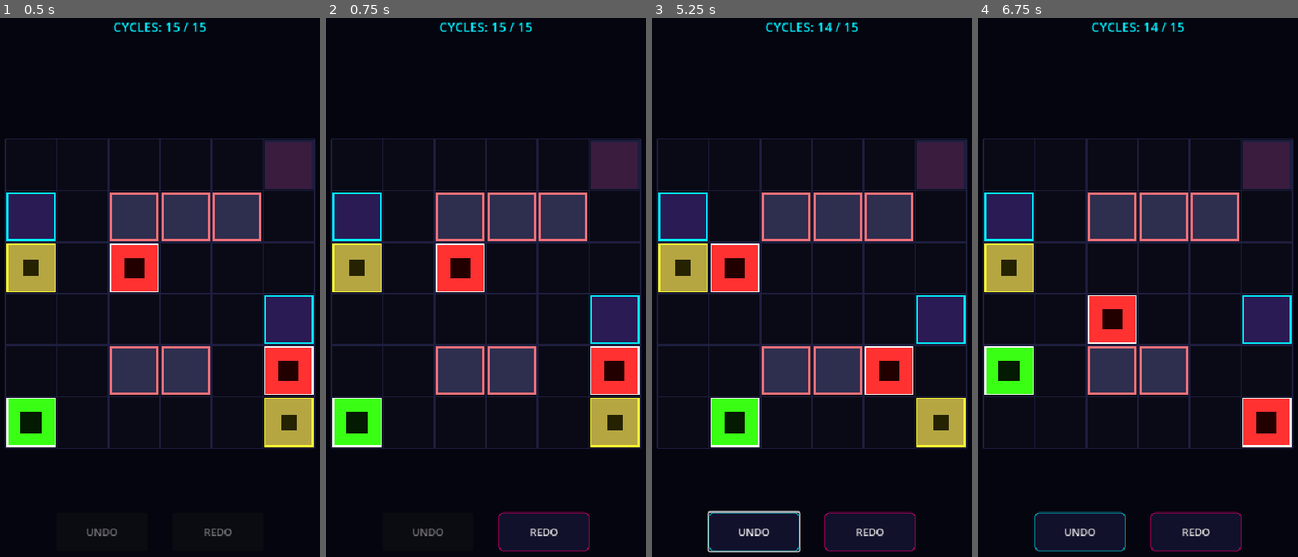
Above: before the commit, frames 1-4 (left to right).
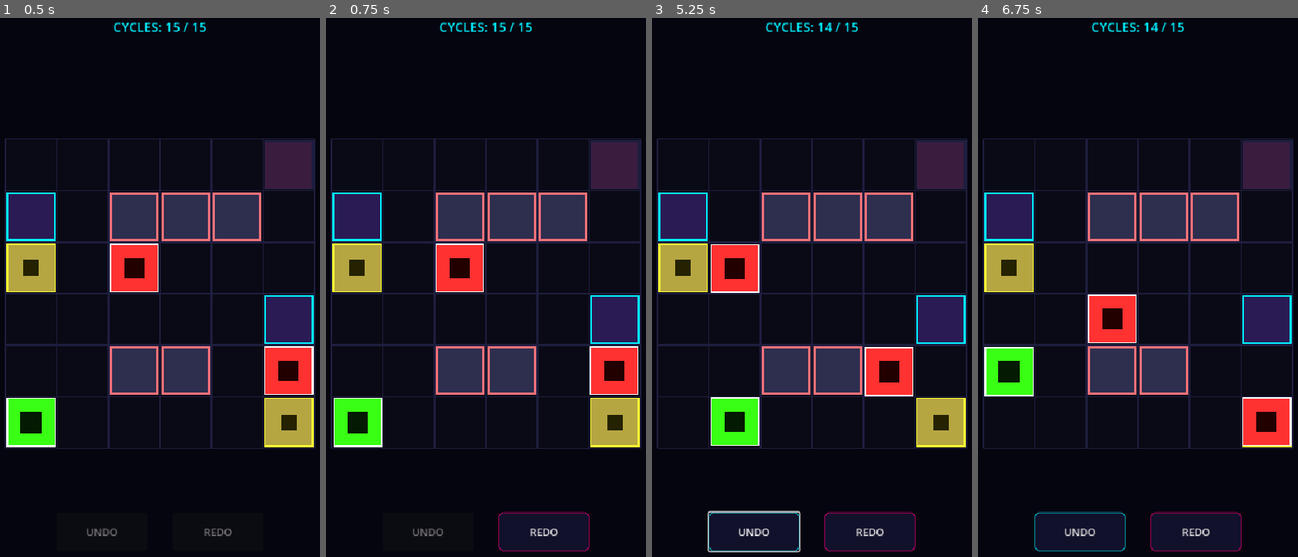
Above: after the commit, the same moments.

Repository: Kartikesh07/grid-walker
Game: Godot game, scene res://main.tscn
Same seed, same stepped clock (60 frames per second), same inputs: the game is played once before the commit and once after it.
Inputs (mouse positions are in pixels of both pictures, inside the frame that each line leads up to):
- Up to frame 1 (0.5 s): no input
- Up to frame 2 (0.75 s): tap Enter at 0.5 s; move the mouse to (562, 260) at 0.52 s; hold Right (ui_right) from 0.53 s (still down); tap Z at 0.6 s; click (562, 260) at 0.67 s
- Up to frame 3 (5.25 s): release Right (ui_right) at 1.25 s; click "REDO" at 1.25 s; click "UNDO" at 2 s; tap Space at 2.75, 4.25 s; drag from (741, 325) to (796, 416) at 2.77 s; tap Enter at 3.5 s; move the mouse to (847, 158) at 3.52 s; hold Right (ui_right) 3.53-4.25 s; tap Z at 3.6, 5.1 s; drag from (796, 416) to (706, 201) at 4.27 s; move the mouse to (917, 384) at 5.02 s; hold Left (ui_left) from 5.03 s (still down)
- Up to frame 4 (6.75 s): release Left (ui_left) at 5.75 s; tap Enter at 5.75 s; drag from (1032, 201) to (1086, 136) at 5.77 s; move the mouse to (1154, 292) at 6.52 s; hold Down (ui_down) from 6.53 s (still down); tap Z at 6.6 s; click (1154, 292) at 6.67 s

Frame 1 is identical in both runs. In frame 2, 0.2% of the frame differs, in the area x 1-99%, y 41-80%; in frame 3, 0.3%; in frame 4, 0.3%, in the area x 1-99%, y 51-80%.

Commit message:
feat: implement sliding and fading animations using Godot Tweens

Diff:
--- a/src/scenes/level_view.gd
+++ b/src/scenes/level_view.gd
@@ -36,7 +36,7 @@
 var exit_sprite: ColorRect = null
 var wall_nodes: Array[ColorRect] = []
 var gc_nodes: Array[ColorRect] = []
-var zombie_nodes: Array[ColorRect] = [] # Maps list of active zombie nodes (changed from Dictionary to prevent leaks)
+var zombie_nodes: Array[ColorRect] = []
 var emp_nodes: Dictionary = {} # Maps logical Vector2i -> ColorRect
 
 func setup(model: GridModel) -> void:
@@ -69,7 +69,6 @@
 
 	# 4. Create Admin Node visual
 	admin_sprite = create_tile_rect(model.admin_pos, COLOR_ADMIN, Color.WHITE, 2.0)
-	# Add a glowing accent center to Admin
 	var admin_inner = ColorRect.new()
 	admin_inner.color = Color("051a02")
 	admin_inner.size = Vector2(TILE_SIZE * 0.4, TILE_SIZE * 0.4)
@@ -83,7 +82,8 @@
 
 	# 5. Create Zombie Nodes visuals
 	for z_pos in model.zombie_positions:
-		create_zombie_visual(z_pos)
+		var rect = create_zombie_visual(z_pos)
+		zombie_nodes.append(rect)
 
 func clear_visuals() -> void:
 	if admin_sprite:
@@ -106,30 +106,71 @@
 	emp_nodes.clear()
 
 func snap_to_state(model: GridModel) -> void:
-	# Instantly snap the Player node
+	# 1. Slide the Player node smoothly
 	if admin_sprite:
-		admin_sprite.position = grid_to_pixel(model.admin_pos)
+		var target_pos = grid_to_pixel(model.admin_pos)
+		var player_tween = create_tween()
+		player_tween.tween_property(admin_sprite, "position", target_pos, 0.15).set_trans(Tween.TRANS_QUAD).set_ease(Tween.EASE_OUT)
 
 	# Sync Exit Portal state visually
 	update_exit_portal(model.exit_unlocked)
 
-	# Re-sync Zombie nodes (they could have moved)
-	for node in zombie_nodes:
-		node.queue_free()
-	zombie_nodes.clear()
+	# 2. Slide Zombie nodes smoothly matching target positions
+	var unused_zombies = zombie_nodes.duplicate()
+	var new_zombie_nodes: Array[ColorRect] = []
+
+	var zombie_tween = create_tween()
+	zombie_tween.set_parallel(true)
+
 	for z_pos in model.zombie_positions:
-		create_zombie_visual(z_pos)
-
-	# Re-sync EMP nodes:
-	# 1. Remove collected EMPs
+		var target_pixel = grid_to_pixel(z_pos)
+
+		# Find the closest existing zombie node to target
+		var best_node: ColorRect = null
+		var min_dist = 999999.0
+
+		for node in unused_zombies:
+			var dist = node.position.distance_to(target_pixel)
+			if dist < min_dist:
+				min_dist = dist
+				best_node = node
+
+		# Only reuse if it's within a reasonable distance (moved, not reset)
+		if best_node and min_dist < TILE_SIZE * 2.5:
+			unused_zombies.erase(best_node)
+			zombie_tween.tween_property(best_node, "position", target_pixel, 0.15).set_trans(Tween.TRANS_QUAD).set_ease(Tween.EASE_OUT)
+			new_zombie_nodes.append(best_node)
+		else:
+			# Spawn new node and snap to position
+			var rect = create_zombie_visual(z_pos)
+			new_zombie_nodes.append(rect)
+
+	# 3. Fade out deleted zombies
+	for node in unused_zombies:
+		var fade_tween = create_tween()
+		fade_tween.tween_property(node, "modulate:a", 0.0, 0.15)
+		fade_tween.tween_callback(node.queue_free)
+
+	zombie_nodes = new_zombie_nodes
+
+	# 4. Re-sync EMP nodes
+	# Remove collected EMPs (fade out)
 	for emp_pos in emp_nodes.keys():
 		if not model.emp_positions.has(emp_pos):
-			emp_nodes[emp_pos].queue_free()
+			var node = emp_nodes[emp_pos]
 			emp_nodes.erase(emp_pos)
-	# 2. Recreate undone EMPs
+			var fade_tween = create_tween()
+			fade_tween.tween_property(node, "modulate:a", 0.0, 0.15)
+			fade_tween.tween_callback(node.queue_free)
+
+	# Recreate undone EMPs (fade in)
 	for emp_pos in model.emp_positions:
 		if not emp_nodes.has(emp_pos):
 			create_emp_visual(emp_pos)
+			var node = emp_nodes[emp_pos]
+			node.modulate.a = 0.0
+			var fade_in = create_tween()
+			fade_in.tween_property(node, "modulate:a", 1.0, 0.15)
 
 func create_emp_visual(grid_pos: Vector2i) -> void:
 	var rect = create_tile_rect(grid_pos, COLOR_EMP, COLOR_EMP_BORDER, 2.0)
@@ -141,16 +182,15 @@
 	add_child(rect)
 	emp_nodes[grid_pos] = rect
 
-func create_zombie_visual(grid_pos: Vector2i) -> void:
+func create_zombie_visual(grid_pos: Vector2i) -> ColorRect:
 	var rect = create_tile_rect(grid_pos, COLOR_ZOMBIE, Color.WHITE, 2.0)
-	# Add an inner danger square
 	var inner = ColorRect.new()
 	inner.color = Color("230000")
 	inner.size = Vector2(TILE_SIZE * 0.4, TILE_SIZE * 0.4)
 	inner.position = (rect.size - inner.size) / 2.0
 	rect.add_child(inner)
 	add_child(rect)
-	zombie_nodes.append(rect)
+	return rect
 
 func update_exit_portal(unlocked: bool) -> void:
 	if exit_sprite:
